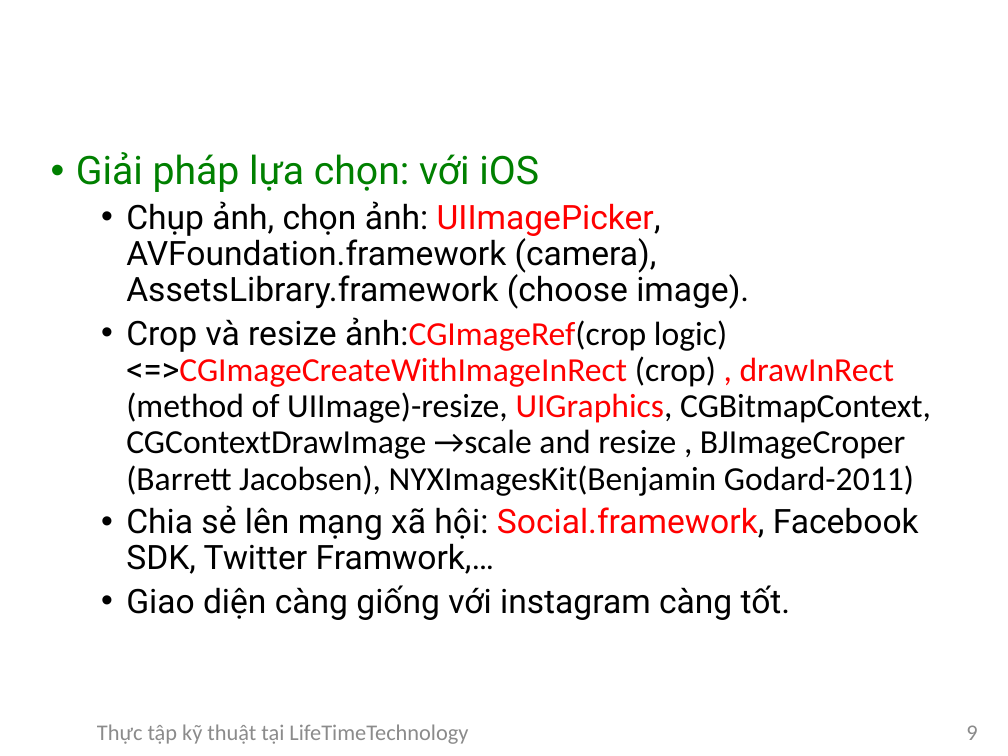
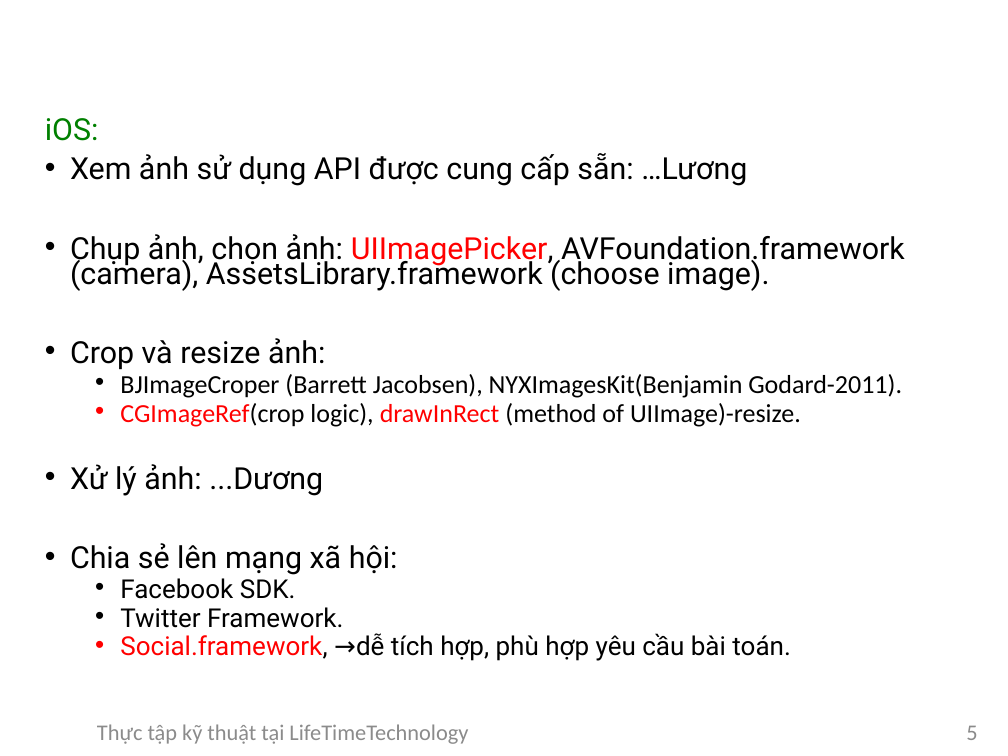
Before and after one commit to DaoVanDuong/baocaoThucTap, a slide deck: slide 5 of baocaoThucTap.pptx (slide 9 before the commit). Drawn at 1008x756 pixels with LibreOffice and Linux fonts; fonts in the diff are those of the drawing; background and template pictures are left out. Boxes give left, top, right and bottom in pixels: in the first picture for what was removed or moved away, otherwise in the second. Text is boxed around its words. In the diff, an @@ line names an element or a change of style, - is before the commit and + after.

Commit message:
new

```diff
--- a/baocaoThucTap.pptx
+++ b/baocaoThucTap.pptx
@@ text "iOS:": place and size @@
-text "iOS:" at box(76, 152, 931, 620)
+text "iOS:" at box(45, 118, 905, 661)
@@ text at box(45, 118, 747, 186): text changed; size 28 to 21.7 pt; text colour #008000 to #000000 @@
-• Giải pháp lựa chọn: với iOS
+iOS:
+• Xem ảnh sử dụng API được cung cấp sẵn: …Lương
@@ text at box(70, 234, 905, 291): size 24 to 21.7 pt in "Chụp ảnh, chọn ảnh: UIImagePicker, AVFoundation.framework (c ..."; list level 2 to 1 in "Chụp ảnh, chọn ảnh: UIImagePicker, ..."; line spacing 0.9 to 0.7 @@
@@ text at box(70, 338, 902, 661): text changed; size 24 to 18.6 pt; font Calibri to Roboto @@
-  • Crop và resize ảnh:CGImageRef(crop logic) <=>CGImageCreateWithImageInRect (crop) , drawInRect (method of UIImage)-resize, UIGraphics, CGBitmapContext, CGContextDrawImage →scale and resize , BJImageCroper (Barrett Jacobsen), NYXImagesKit(Benjamin Godard-2011)
-  • Chia sẻ lên mạng xã hội: Social.framework, Facebook SDK, Twitter Framwork,…
-  • Giao diện càng giống với instagram càng tốt.
+• Crop và resize ảnh:
+  • BJImageCroper (Barrett Jacobsen), NYXImagesKit(Benjamin Godard-2011).
+  • CGImageRef(crop logic), drawInRect (method of UIImage)-resize.
+• Xử lý ảnh: ...Dương
+• Chia sẻ lên mạng xã hội:
+  • Facebook SDK.
+  • Twitter Framework.
+  • Social.framework, →dễ tích hợp, phù hợp yêu cầu bài toán.
@@ page number at box(966, 725, 977, 740): text changed @@
-9
+5
```
Also in this commit, not shown: 5 other slides changed, 1 slide added, 4 slides removed.
